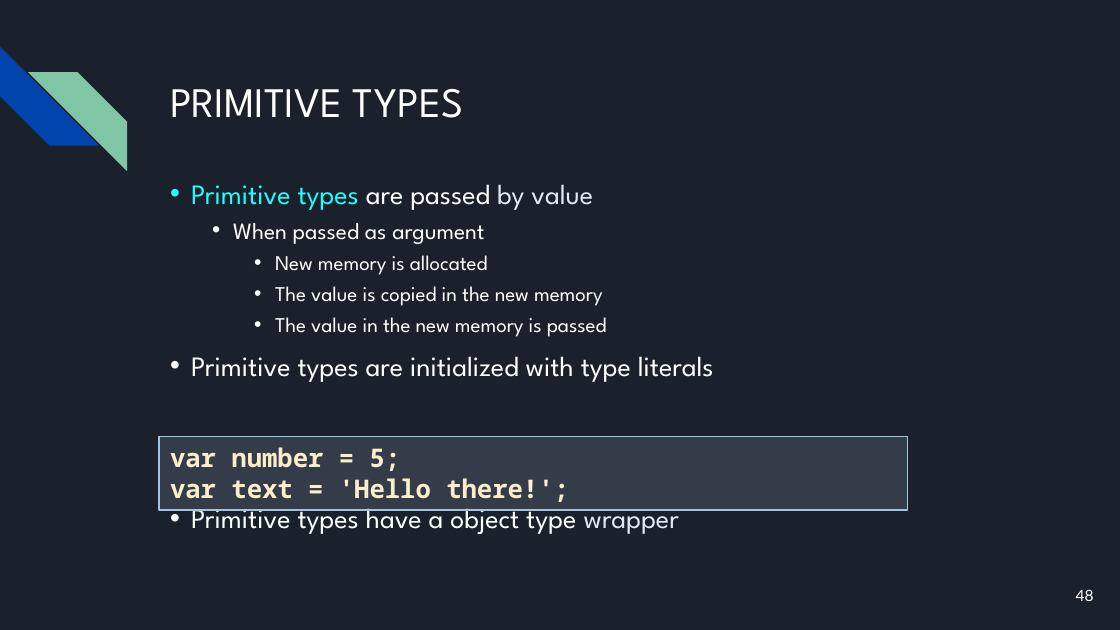
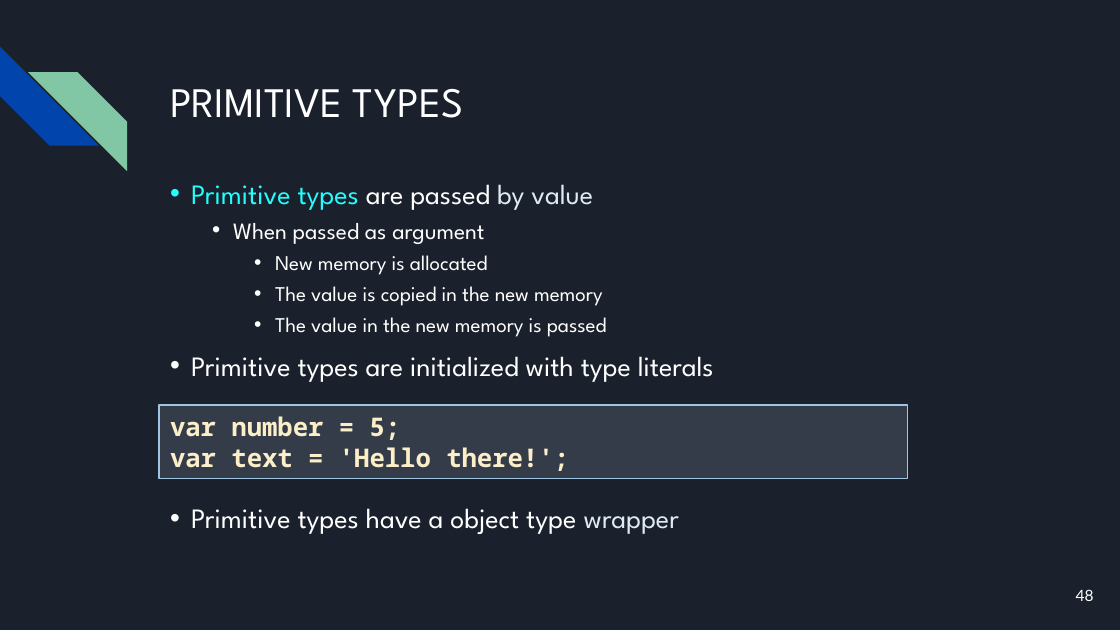
Before and after one commit to bulhard/Javascript-Programming-2022, a slide deck: slide 48 of Presentations/05 Javascript functions and objects.pptx. Drawn at 1120x630 pixels with LibreOffice and Linux fonts; fonts in the diff are those of the drawing. Boxes give left, top, right and bottom in pixels: in the first picture for what was removed or moved away, otherwise in the second. Text is boxed around its words. In the diff, an @@ line names an element or a change of style, - is before the commit and + after.

```diff
--- a/Presentations/05 Javascript functions and objects.pptx
+++ b/Presentations/05 Javascript functions and objects.pptx
@@ rectangle "var number = 5;": place and size @@
-rectangle "var number = 5;" at bbox=[159, 437, 908, 511]
+rectangle "var number = 5;" at bbox=[159, 405, 908, 479]
```
Also in this commit, not shown: 5 other slides changed, 25 other files.
